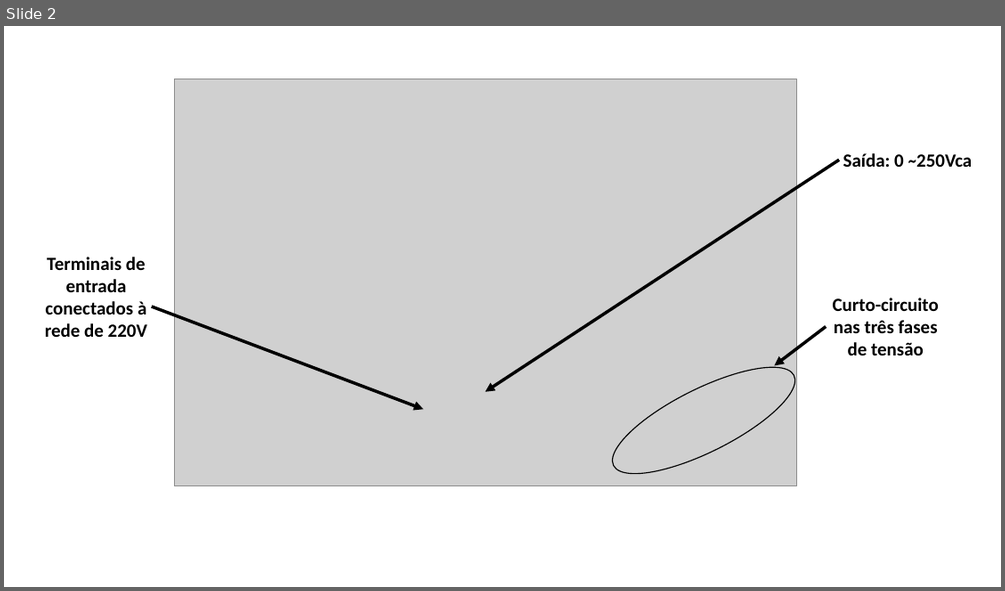
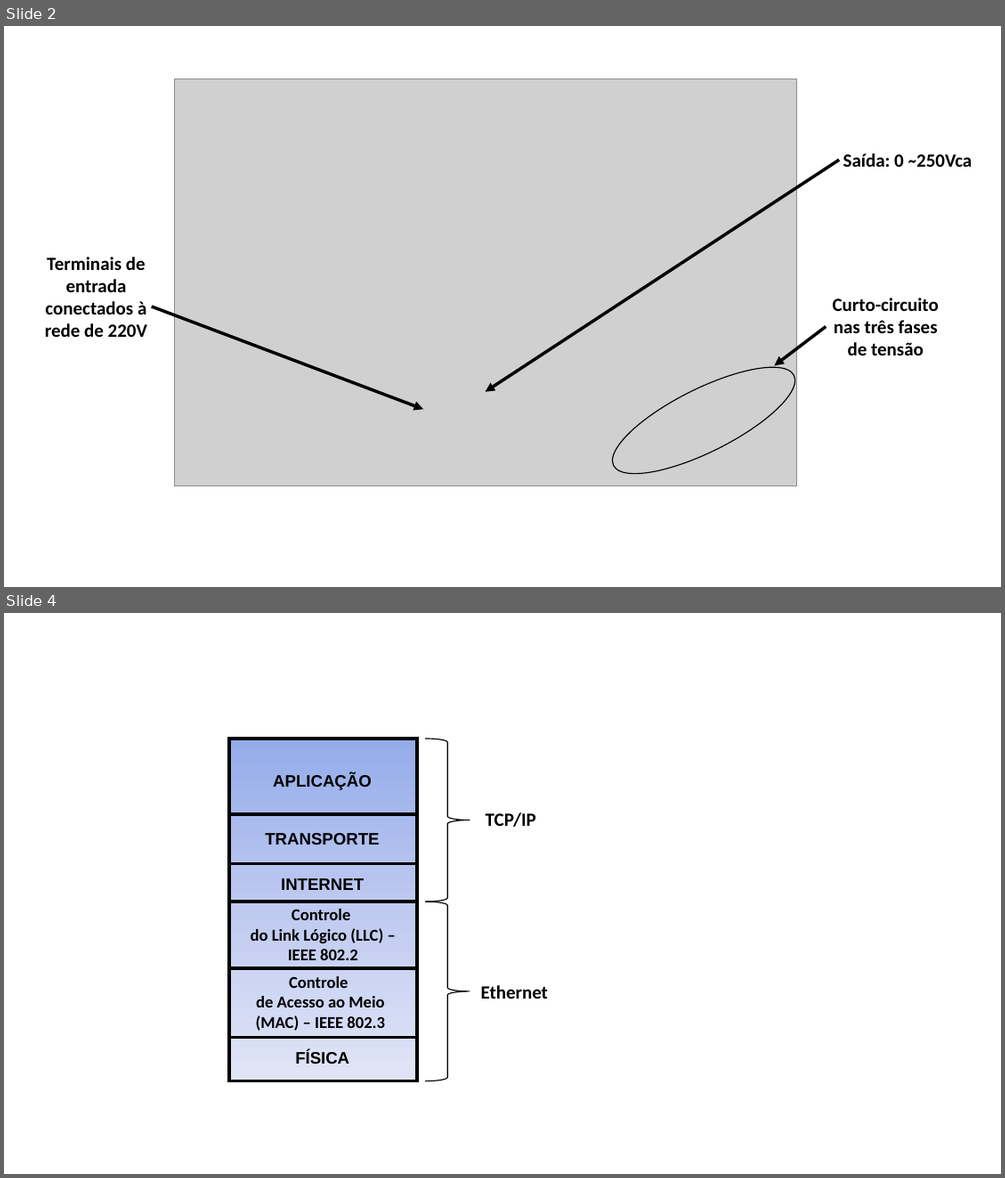
Before and after one commit to GrazianoGabriel/TCC---Trabalho-Final, a slide deck: Figuras/Presentation1.pptx. Shown one above the other, each under a label of ours: slide 2 before the commit, slides 2 and 4 after it; the slides between them are not shown. The pictures are 1005x591 and 1005x1178 pixels, drawn with LibreOffice and Linux fonts; fonts in the diff are those of the drawing; grey boxes stand for pictures. Boxes give left, top, right and bottom in pixels: in the first picture for what was removed or moved away, otherwise in the second. Text is boxed around its words. In the diff, an @@ line names an element or a change of style, - is before the commit and + after.

```diff
--- a/Figuras/Presentation1.pptx
+++ b/Figuras/Presentation1.pptx
@@ slide 4 added at (4,613,1001,1174), background #FFFFFF @@
@@ rectangle added at (229,738,417,1081), fill gradient #96ABEA to #C0CBF0 to #E0E5F7, outline #000000 3 pt @@
@@ right brace added at (425,738,469,901), outline #000000 1 pt @@
@@ text added at (273,773,372,790), 16 pt, text #000000, bold @@
+APLICAÇÃO
@@ line added from (229, 814) to (417, 814), #000000 3 pt @@
@@ text added at (485,812,536,827), 18 pt, text #000000, bold @@
+TCP/IP
@@ text added at (265,833,379,845), 16 pt, text #000000, bold @@
+TRANSPORTE
@@ line added from (229, 863) to (417, 863), #000000 3 pt @@
@@ text added at (281,878,364,890), 16 pt, text #000000, bold @@
+INTERNET
@@ line added from (229, 901) to (417, 901), #000000 3 pt @@
@@ right brace added at (425,901,469,1081), outline #000000 1 pt @@
@@ text added at (251,908,383,960), 16 pt, text #000000, bold @@
+Controle
+do Link Lógico (LLC) – IEEE 802.2
@@ line added from (229, 968) to (417, 968), #000000 3 pt @@
@@ text added at (256,976,385,1030), 16 pt, text #000000, bold @@
+Controle
+de Acesso ao Meio (MAC) – IEEE 802.3
@@ text added at (481,985,548,998), 18 pt, text #000000, bold @@
+Ethernet
@@ line added from (229, 1037) to (417, 1037), #000000 3 pt @@
@@ text added at (295,1050,349,1063), 16 pt, text #000000, bold @@
+FÍSICA
```
Also in this commit, not shown: 2 other slides added, 27 other files.
